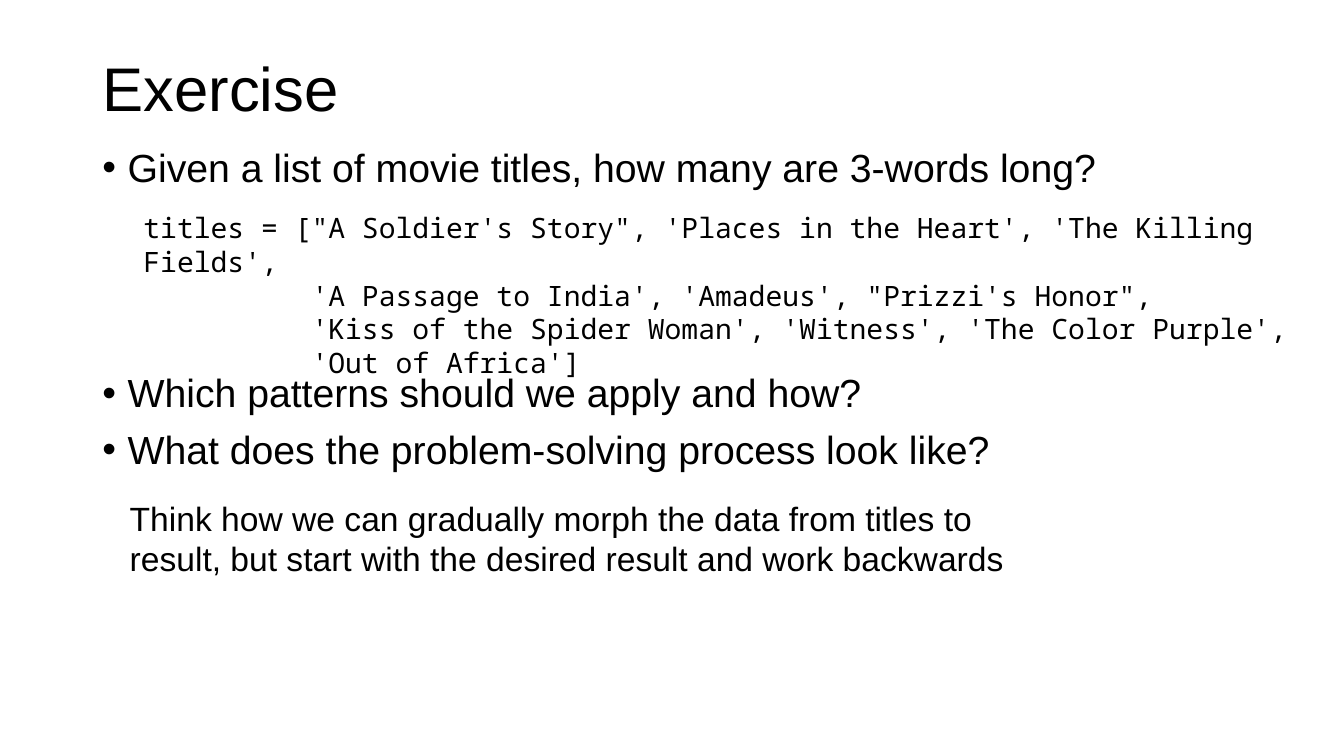
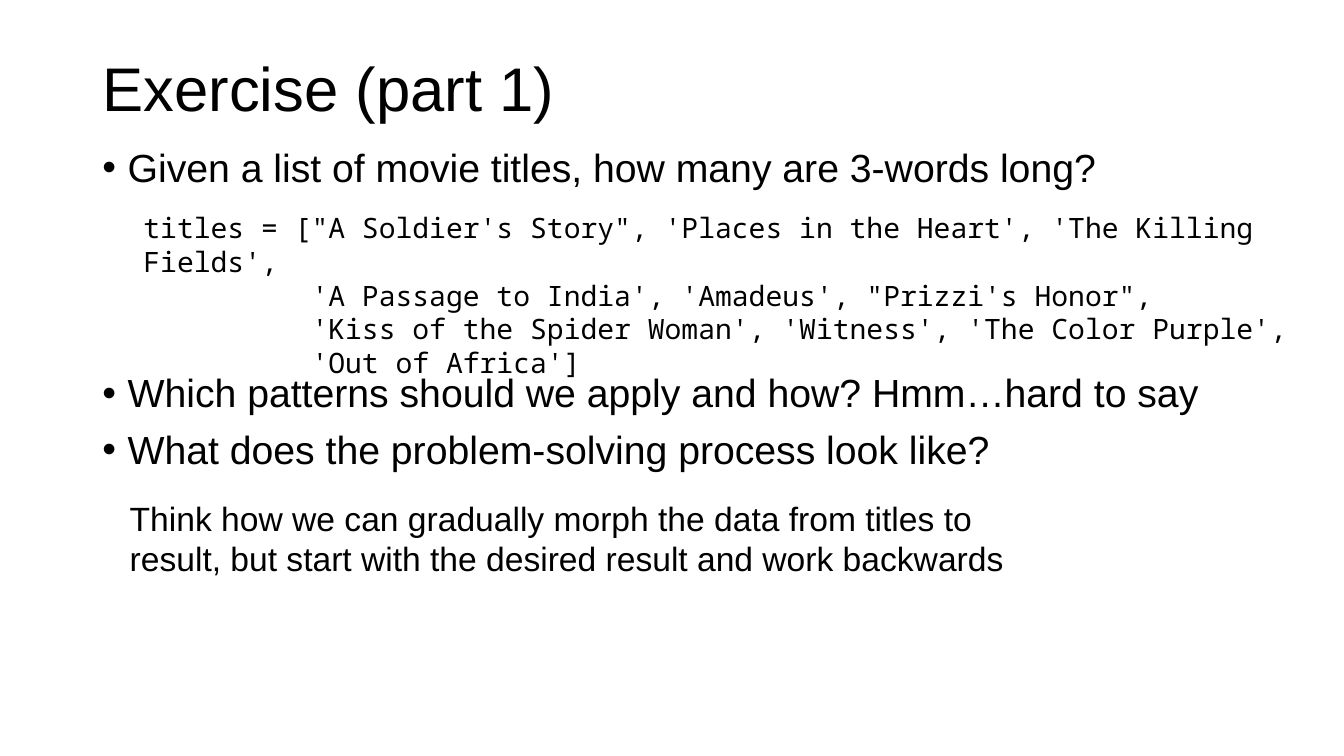
Before and after one commit to parrt/msds501, a slide deck: slide 25 of slides/programming-patterns.pptx. Drawn at 1344x756 pixels with LibreOffice and Linux fonts; fonts in the diff are those of the drawing; background and template pictures are left out. Boxes give left, top, right and bottom in pixels: in the first picture for what was removed or moved away, otherwise in the second. Text is boxed around its words. In the diff, an @@ line names an element or a change of style, - is before the commit and + after.

```diff
--- a/slides/programming-patterns.pptx
+++ b/slides/programming-patterns.pptx
@@ title at [102,66,554,123]: text changed @@
-Exercise
+Exercise (part 1)
@@ text at [128,376,1198,415]: text changed @@
-• Which patterns should we apply and how?
+• Which patterns should we apply and how? Hmm…hard to say
```
Also in this commit, not shown: 11 other slides changed, 1 other file.
